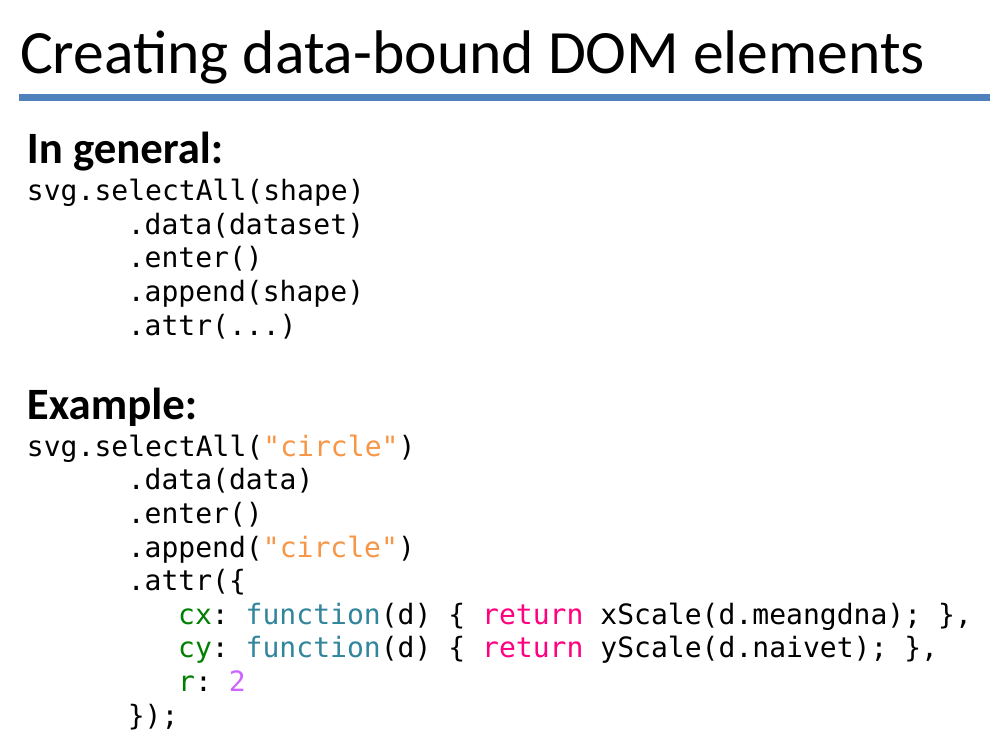
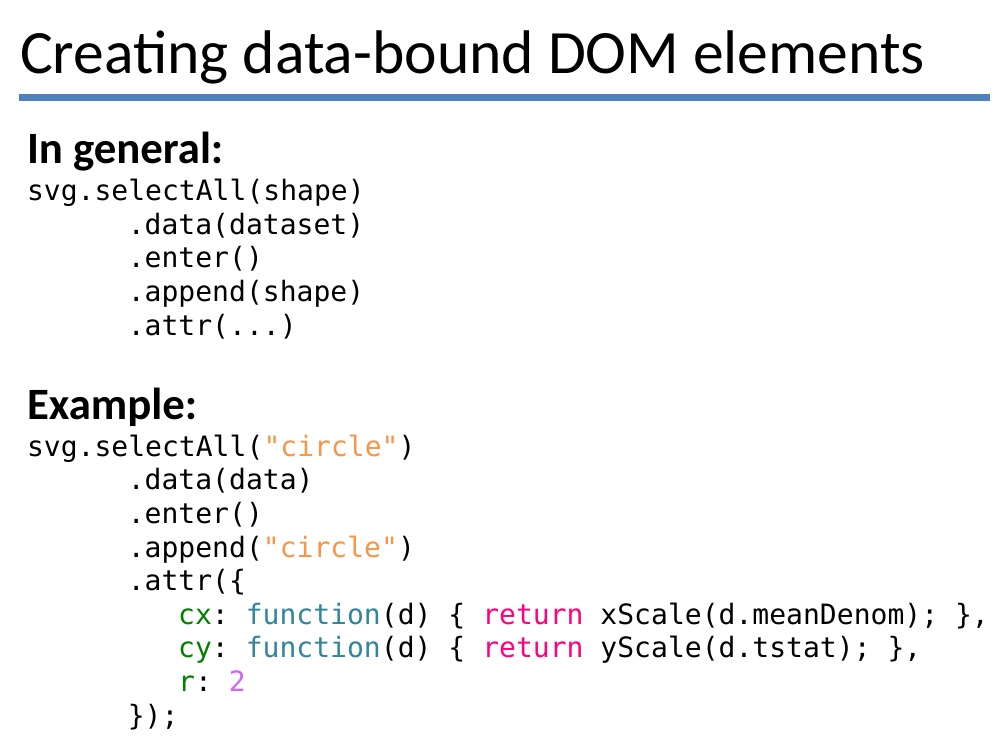
Before and after one commit to lmyint/d3talk, a slide deck: slide 20 of d3.pptx. Drawn at 1008x756 pixels with LibreOffice and Linux fonts; fonts in the diff are those of the drawing. Boxes give left, top, right and bottom in pixels: in the first picture for what was removed or moved away, otherwise in the second. Text is boxed around its words. In the diff, an @@ line names an element or a change of style, - is before the commit and + after.

```diff
--- a/d3.pptx
+++ b/d3.pptx
@@ text at box(178, 602, 938, 663): text changed @@
-cx: function(d) { return xScale(d.meangdna); },
-cy: function(d) { return yScale(d.naivet); },
+cx: function(d) { return xScale(d.meanDenom); },
+cy: function(d) { return yScale(d.tstat); },
```
Also in this commit, not shown: 4 other slides changed.
